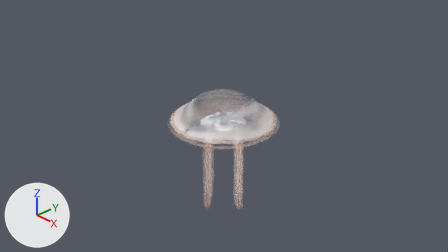
The Blender file assets/jelly_01.blend, before and after one commit.
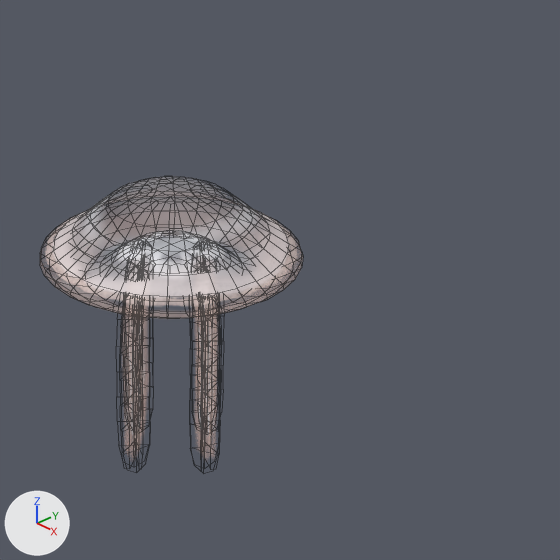
Each version is shown from the file's camera 'Camera', then close up on the part from 34% to 87% of the width and 5% to 100% of the height. The axes (+X, +Y, +Z) are drawn at lower left. The lights are the same throughout. The close-ups show mesh edges as thin lines.

Before the edit, the objects in view are built like this:
```python
me_cube = bpy.data.meshes.new('Cube')
me_cube.from_pydata(...)  # 498 vertices, 496 faces; spans x -1.01..1.01, y -1.01..1.01, z -0.14..0.56
me_cube.polygons.foreach_set('use_smooth', [True] * 496)
me_cube.materials.append(mat_jelly)  # picture img_jelly_1024_png
me_cylinder = bpy.data.meshes.new('Cylinder')
me_cylinder.from_pydata(...)  # 524 vertices, 256 faces, 104 loose edges; spans x -0.54..0.54, y -0.54..0.54, z -1.79..0.02
me_cylinder.materials.append(mat_jelly)  # picture img_jelly_1024_png
ob_cylinder = bpy.data.objects.new('Cylinder', me_cylinder)
ob_cylinder.location = (0.0, 0.0, 0.0)
ob_cylinder.visible_shadow = False
ob_jellyfish_body = bpy.data.objects.new('jellyfish body', me_cube)
ob_jellyfish_body.location = (0.0, 0.0, 0.0)
ob_jellyfish_body.visible_shadow = False
```
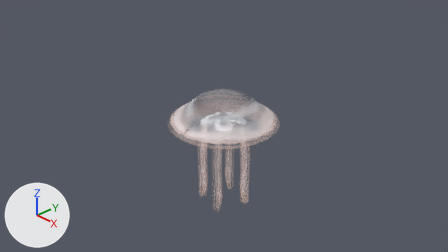
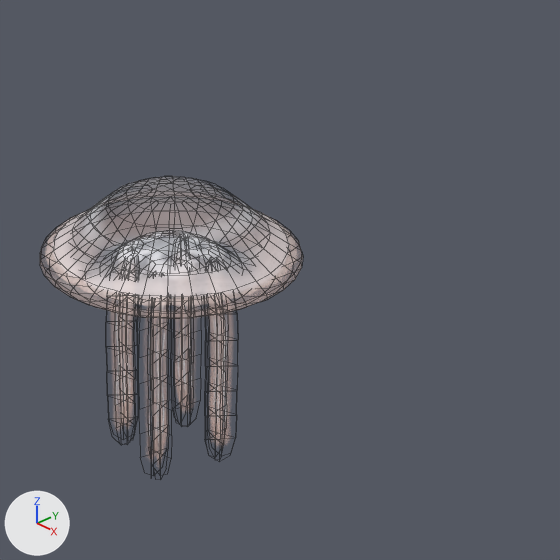
Commit message: Join all meshes

Changed parts and their boxes [x1, y1, x2, y2] in the close-ups (560 x 560 px):
'jellyfish body', reshaped: before [46, 191, 297, 306]; after [46, 191, 297, 461]
'Cylinder', deleted: before [126, 244, 214, 453]
part 1 of me_cube, added: after [116, 240, 227, 461]

The change, as a list of edits to the scene's bpy script:
```text
Change me_cube:
    used by ob_jellyfish_body; location = (0.0, 0.0, 0.0)
    remove me_cube.from_pydata(...)  # 498 vertices, 496 faces; spans x -1.01..1.01, y -1.01..1.01, z -0.14..0.56
    add me_cube.from_pydata(...)  # 1022 vertices, 752 faces, 104 loose edges; spans x -1.01..1.01, y -1.01..1.01, z -1.79..0.56
    me_cube part 1: 524 vertices added at x -0.47..0.47, y -0.47..0.47, z -1.79..0.02
Remove ob_cylinder:
    ob_cylinder = bpy.data.objects.new('Cylinder', me_cylinder)
    ob_cylinder.location = (0.0, 0.0, 0.0)
    ob_cylinder.visible_shadow = False
```
